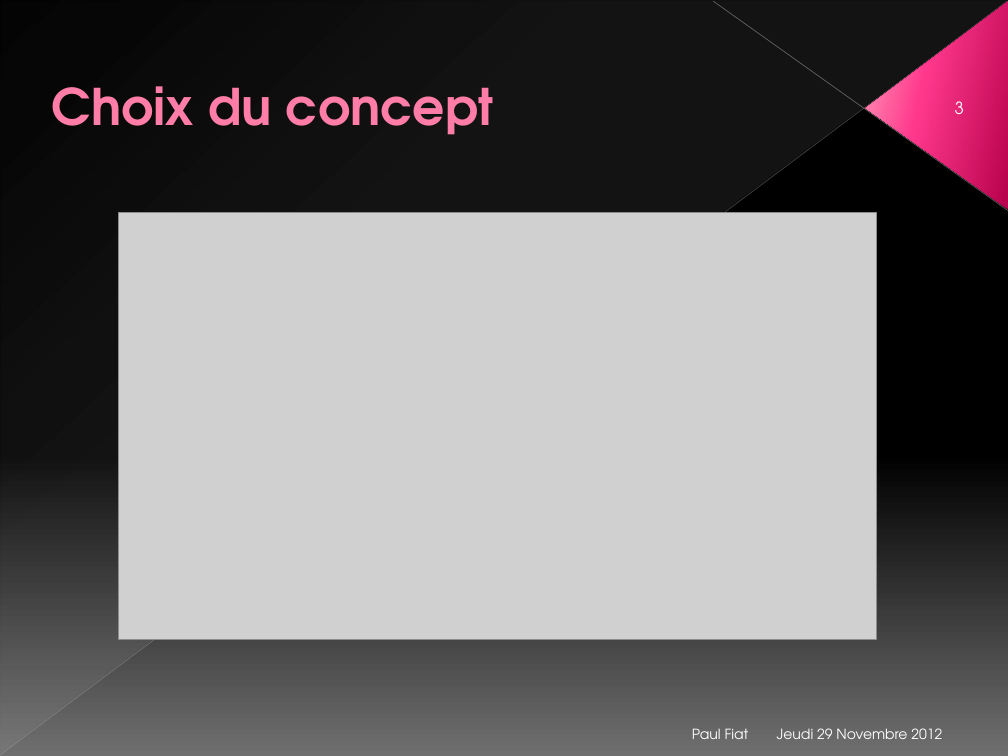
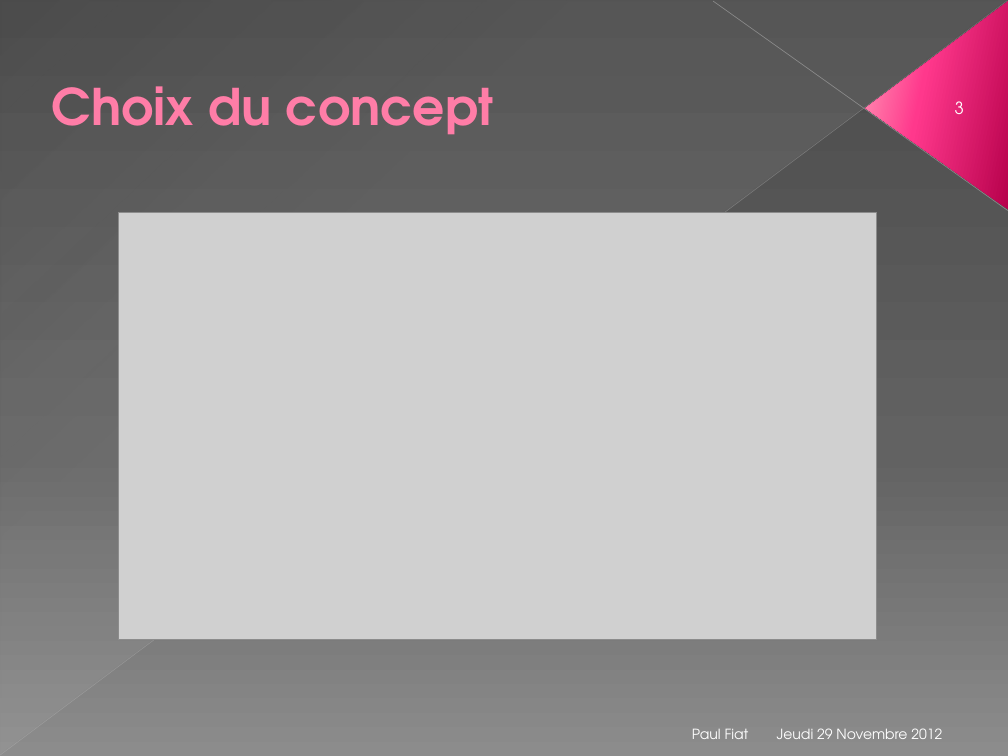
Before and after one commit to Nyarlygames/OBG, a slide deck: slide 3 of GD/Présentation.pptx. Drawn at 1008x756 pixels with LibreOffice and Linux fonts; fonts in the diff are those of the drawing; grey boxes stand for pictures. Boxes give left, top, right and bottom in pixels: in the first picture for what was removed or moved away, otherwise in the second. Text is boxed around its words. In the diff, an @@ line names an element or a change of style, - is before the commit and + after.

```diff
--- a/GD/Présentation.pptx
+++ b/GD/Présentation.pptx
@@ background gradient #000000 to #707070 to gradient #4A4A4A to #626262 to #8C8C8C @@
```
Also in this commit, not shown: 10 other slides changed, 2 slides removed, 45 other files.
